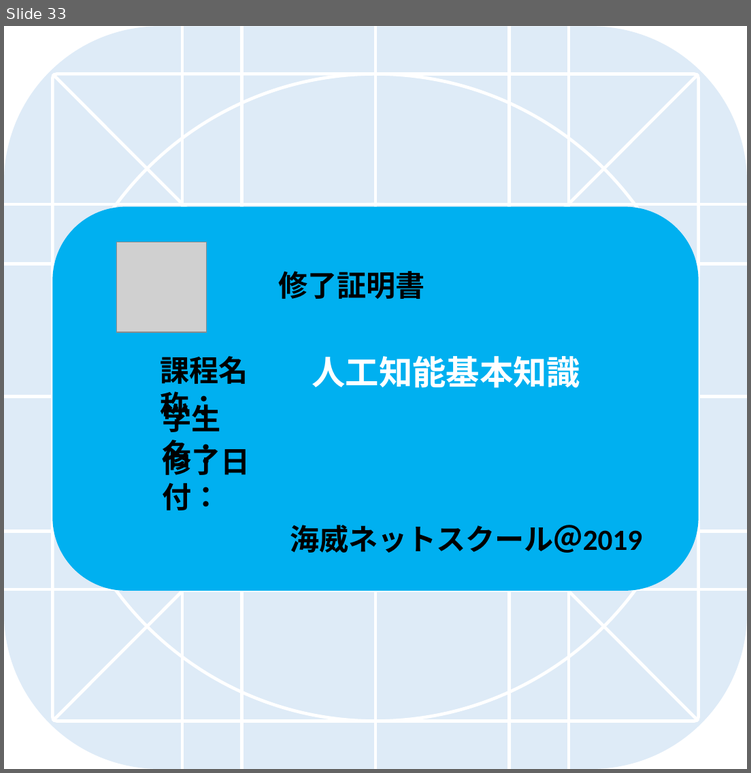
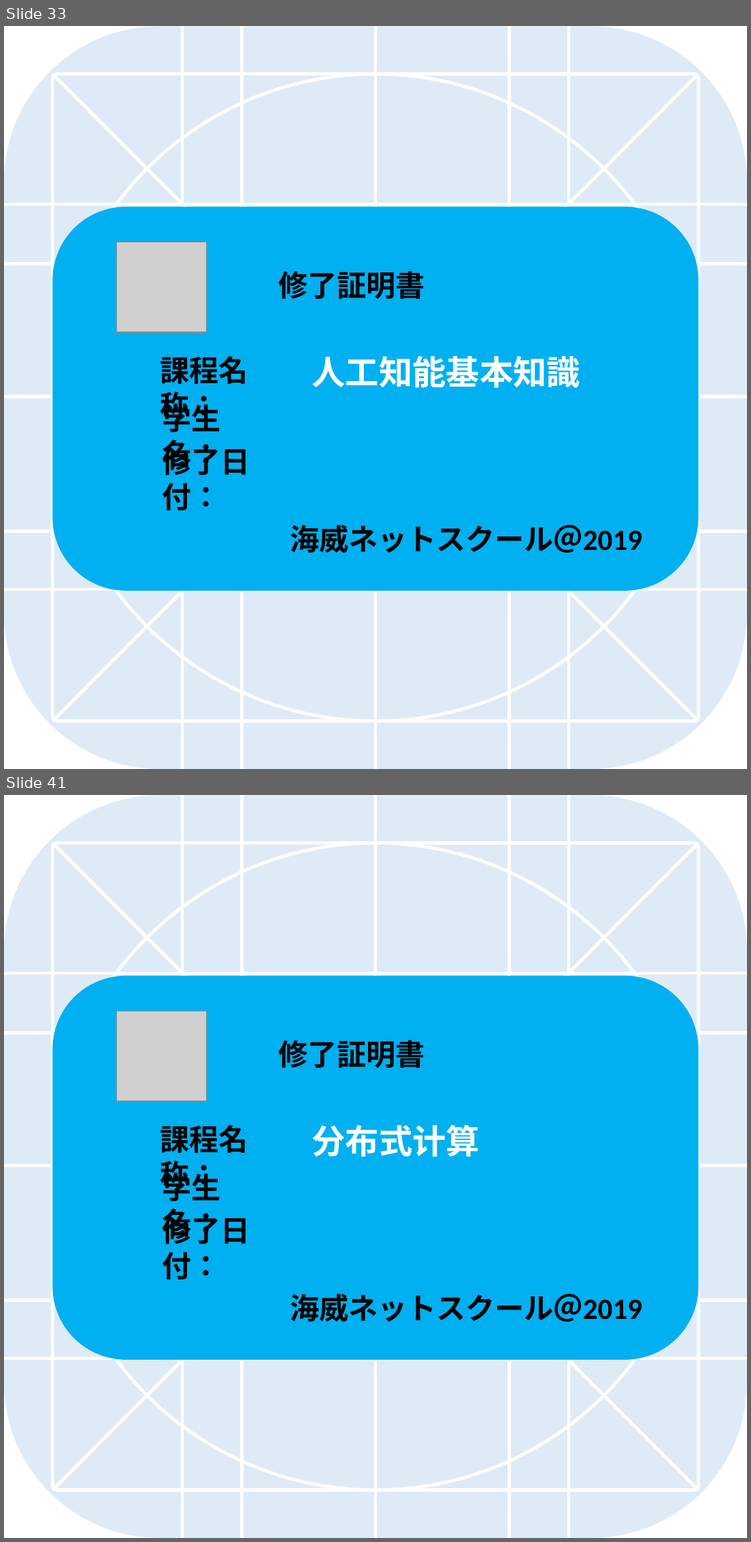
Before and after one commit to tangzitong/wohApp, a slide deck: design/icon-template.pptx. Shown one above the other, each under a label of ours: slide 33 before the commit, slides 33 and 41 after it; the slides between them are not shown. The pictures are 751x773 and 751x1542 pixels, drawn with LibreOffice and Linux fonts; fonts in the diff are those of the drawing; grey boxes stand for pictures. Boxes give left, top, right and bottom in pixels: in the first picture for what was removed or moved away, otherwise in the second. Text is boxed around its words. In the diff, an @@ line names an element or a change of style, - is before the commit and + after.

```diff
--- a/design/icon-template.pptx
+++ b/design/icon-template.pptx
@@ slide 41 added at bbox=[4, 795, 747, 1538], background #FFFFFF @@
@@ rounded rectangle added at bbox=[52, 975, 698, 1359], fill #00B0F0 @@
@@ picture added at bbox=[116, 1011, 206, 1100] @@
@@ text added at bbox=[278, 1040, 424, 1068], 28 pt, text #000000, bold @@
+修了証明書
@@ text added at bbox=[160, 1125, 248, 1192], 28 pt, text #000000, bold @@
+課程名称：
@@ text added at bbox=[311, 1125, 479, 1157], 32 pt, text #FFFFFF, bold @@
+分布式计算
@@ group added at bbox=[4, 795, 747, 1538]: 12 lines, 5 rounded rectangles @@
@@ text added at bbox=[162, 1168, 221, 1240], 28 pt, text #000000, bold @@
+学生名：
@@ text added at bbox=[162, 1212, 250, 1279], 28 pt, text #000000, bold @@
+修了日付：
@@ text added at bbox=[290, 1293, 642, 1321], 28 pt, text #000000, bold @@
+海威ネットスクール＠2019
```
Also in this commit, not shown: 1 slide changed, 47 other slides added, 49 other files.
